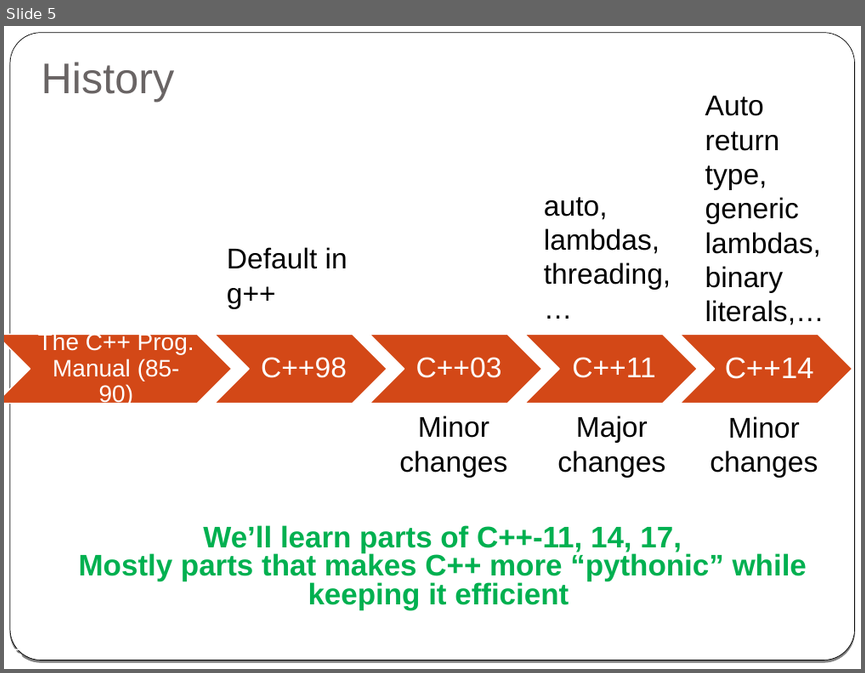
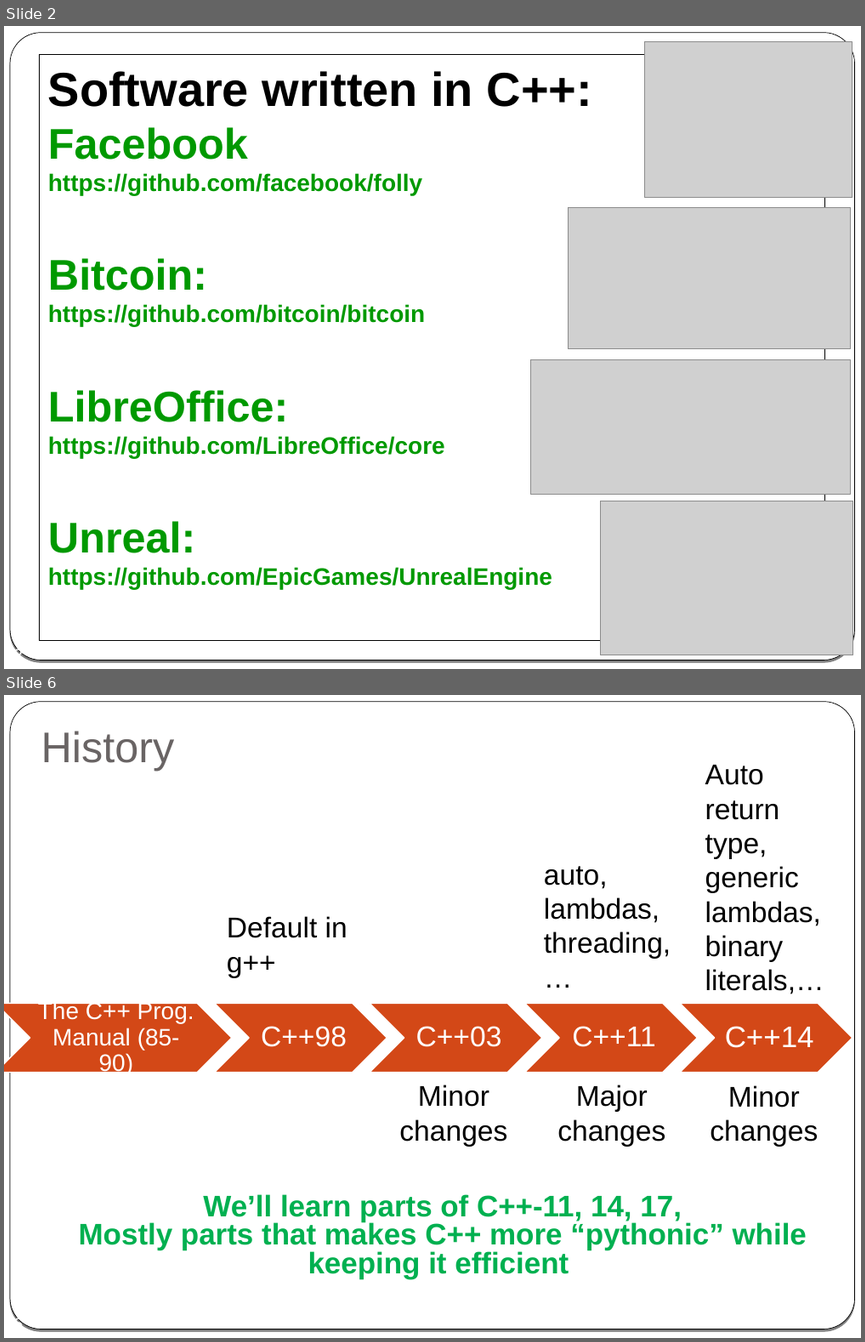
Before and after one commit to cpp-at-ariel/cpp-5781, a slide deck: 01-what-is-cpp/slides-1-cpp-vs-c-vs-java.odp. Shown one above the other, each under a label of ours: slide 5 before the commit, slides 2 and 6 after it; the slides between them are not shown. The pictures are 865x673 and 865x1342 pixels, drawn with LibreOffice and Linux fonts; fonts in the diff are those of the drawing; grey boxes stand for pictures. Boxes give left, top, right and bottom in pixels: in the first picture for what was removed or moved away, otherwise in the second. Text is boxed around its words. In the diff, an @@ line names an element or a change of style, - is before the commit and + after.

```diff
--- a/01-what-is-cpp/slides-1-cpp-vs-c-vs-java.odp
+++ b/01-what-is-cpp/slides-1-cpp-vs-c-vs-java.odp
@@ slide 2 added at (4, 26, 861, 669), background gradient #000000 to #FFFFFF; not listed: 2 template elements that a slide beside it also shows @@
@@ picture added at (645, 41, 852, 198) @@
@@ rectangle added at (40, 54, 826, 640), outline #000000 0.74 pt, 20 pt, text #009900, bold @@
+Software written in C++:
+Facebook
+https://github.com/facebook/folly
+Bitcoin:
+https://github.com/bitcoin/bitcoin
+LibreOffice:
+https://github.com/LibreOffice/core
+Unreal:
+https://github.com/EpicGames/UnrealEngine
@@ picture added at (568, 208, 850, 349) @@
@@ picture added at (531, 360, 851, 494) @@
@@ picture added at (601, 500, 853, 655) @@
@@ page number added at (13, 647, 23, 657), 14 pt, text #FFFFFF @@
+2
@@ what was slide 5 is now slide 6 @@
```
Also in this commit, not shown: 4 slides changed, 9 other files.
